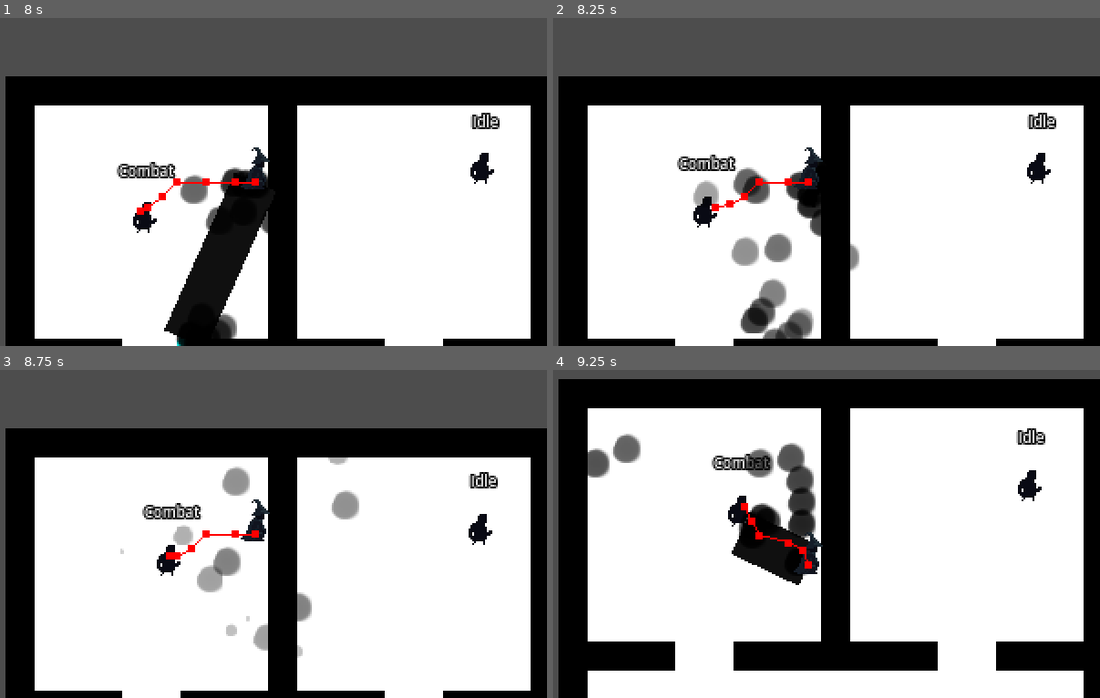
Above: before the commit, frames 1-4 (two rows, left to right).
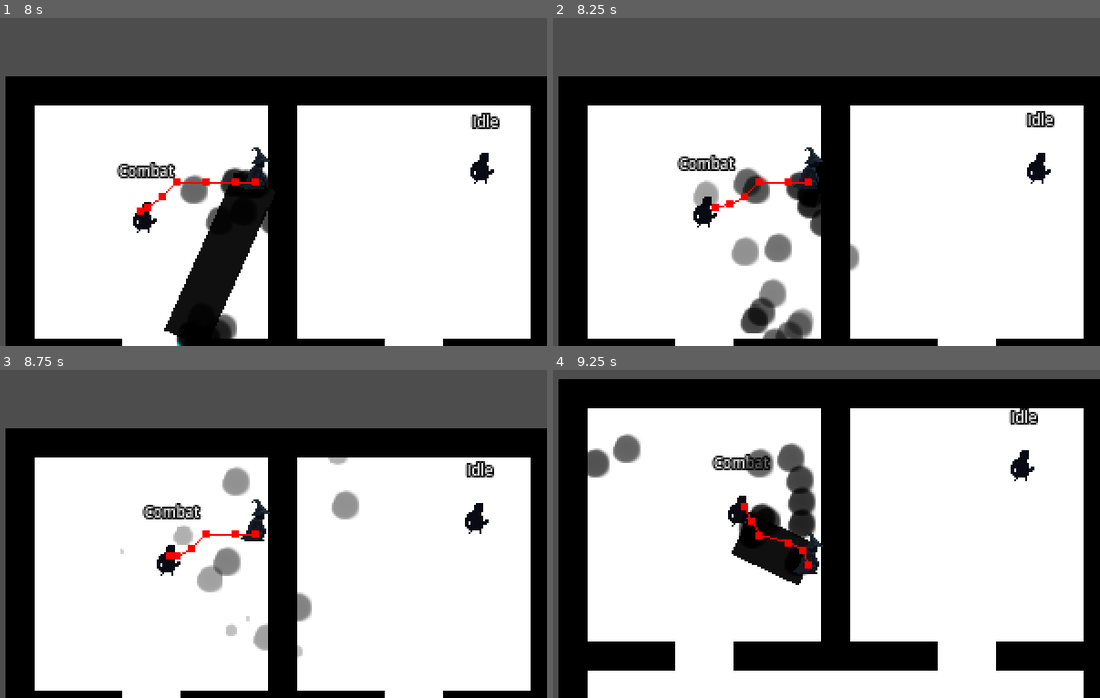
Above: after the commit, the same moments.

Repository: vyxul/Shadow-Eclipse
Game: Godot game, scene res://GameFiles/Scenes/Menu/StartScreen.tscn
The game is run twice, just before and just after one commit, with the same random seed, the same clock (stepped at 60 frames per second) and the same inputs.
Inputs (mouse positions are in pixels of both pictures, inside the frame that each line leads up to):
- Up to frame 1 (8 s): click (218, 277) at 0.5 s; move the mouse to (224, 247) at 1.27 s; hold W (up) 1.28-2.78 s; tap R (r) at 1.35, 2.3, 2.85, 3.8, 4.55, 5.1, 6.05, 6.6, 7.55 s; move the mouse to (432, 231) at 2.02 s; click (432, 231) at 2.1 s; move the mouse to (82, 132) at 2.77 s; hold A (left) 2.78-4.28 s; move the mouse to (284, 182) at 3.52 s; right-click (284, 182) at 3.6 s; move the mouse to (169, 100) at 4.27 s; hold S (down) 4.28-5.03 s; hold Shift (shift) 4.28-5.03 s; move the mouse to (382, 165) at 5.02 s; hold D (right) 5.03-5.78 s; move the mouse to (136, 198) at 5.77 s; hold W (up) 5.78-6.53 s; click (136, 198) at 5.85 s; move the mouse to (311, 109) at 6.52 s; hold D (right) from 6.53 s (still down); move the mouse to (224, 247) at 7.27 s; right-click (224, 247) at 7.35 s
- Up to frame 2 (8.25 s): keep holding D (right); move the mouse to (985, 231) at 8.02 s; tap Shift (shift) at 8.1 s
- Up to frame 3 (8.75 s): keep holding D (right); tap R (r) at 8.3 s
- Up to frame 4 (9.25 s): move the mouse to (635, 484) at 8.77 s; release D (right) at 8.78 s; hold S (down) from 8.78 s (still down); tap R (r) at 8.85 s

Frame 1 is identical in both runs. In frame 2, 0.2% of the frame differs, in the area x 86-92%, y 28-34%; in frame 3, 0.7%; in frame 4, 0.9%, in the area x 83-90%, y 11-40%.

Commit message:
NPCs return to previous state after being hurt

Diff:
--- a/GameFiles/Game Objects/Characters/NPC/npc.gd
+++ b/GameFiles/Game Objects/Characters/NPC/npc.gd
@@ -4,11 +4,6 @@
 @export var faction: GameData.Factions
 
 @export var animation_player: AnimationPlayer
-@onready var conversion_component: ConversionComponent = $ConversionComponent
-
-
-func _ready():
-	conversion_component.conversion_hp_depleted.connect(on_conversion_hp_depleted)
 
 
 func _process(delta):
@@ -32,8 +27,4 @@
 
 
 func get_conversion_component() -> ConversionComponent:
-	return conversion_component
-
-
-func on_conversion_hp_depleted():
-	print_debug(name + " has lost all of it's conversion hp and will now be converted to an ally.")
+	return $ConversionComponent
--- a/GameFiles/Scenes/States/EnemyHurt.gd
+++ b/GameFiles/Scenes/States/EnemyHurt.gd
@@ -3,25 +3,39 @@
 
 @export var invincibility_time: float = 0.5
 
-var enemy: CharacterBody2D
+var this_entity: CharacterBody2D
 var hurtbox_component: HurtboxComponent
 var timer: float
 
 func enter():
-	enemy = get_parent().get_this_entity()
+	this_entity = get_parent().get_this_entity()
 	hurtbox_component = get_parent().get_hurtbox_component()
 	get_parent().get_state_label().text = "Hurt"
 	timer = invincibility_time
 
-	if enemy:
-		enemy.set_process(false)
+	if this_entity:
+		this_entity.set_process(false)
 
 
 func update(delta):
 	timer -= delta
 
 	if timer <= 0:
-		if enemy:
-			enemy.set_process(true)
+		if this_entity:
+			this_entity.set_process(true)
 
-		transitioned.emit(self, "enemyidle")
+		var previous_state = get_parent().previous_state
+		# need to change to be enum check instead of string check later
+		if previous_state is SpawnState:
+			this_entity.collision_layer = 2
+			transitioned.emit(self, "SpawnState")
+			return
+		if previous_state is EnemyIdle:
+			transitioned.emit(self, "EnemyIdle")
+			return
+		if previous_state is EnemyCombat:
+			transitioned.emit(self, "EnemyCombat")
+			return
+		if previous_state is FollowState:
+			transitioned.emit(self, "FollowState")
+			return
--- a/GameFiles/Scenes/States/EnemyIdle.gd
+++ b/GameFiles/Scenes/States/EnemyIdle.gd
@@ -44,4 +44,4 @@
 
 func on_tracking_enemy():
 	transitioned.emit(self, "enemycombat")
-	print_debug("Transitioning from idle to combat")
+	#print_debug("Transitioning from idle to combat")
--- a/GameFiles/Scenes/States/state_machine.gd
+++ b/GameFiles/Scenes/States/state_machine.gd
@@ -9,6 +9,7 @@
 @export var state_label: Label
 
 var current_state: State
+var previous_state: State
 var states: Dictionary = {}
 
 
@@ -71,6 +72,7 @@
 
 	if current_state:
 		current_state.exit()
+		previous_state = current_state
 
 	current_state = new_state
 	new_state.enter()
@@ -79,10 +81,11 @@
 func on_hurt():
 	if current_state:
 		current_state.exit()
+		previous_state = current_state
 
 	var new_state = states.get("enemyhurt")
+	current_state = new_state
 	new_state.enter()
-	current_state = new_state
 
 
 func on_health_depleted():
@@ -97,6 +100,7 @@
 func on_new_follower_added(entity: NonPlayerCharacter):
 	if current_state:
 		current_state.exit()
+		previous_state = current_state
 
 	var new_state = states.get("followstate")
 	new_state.enter()
